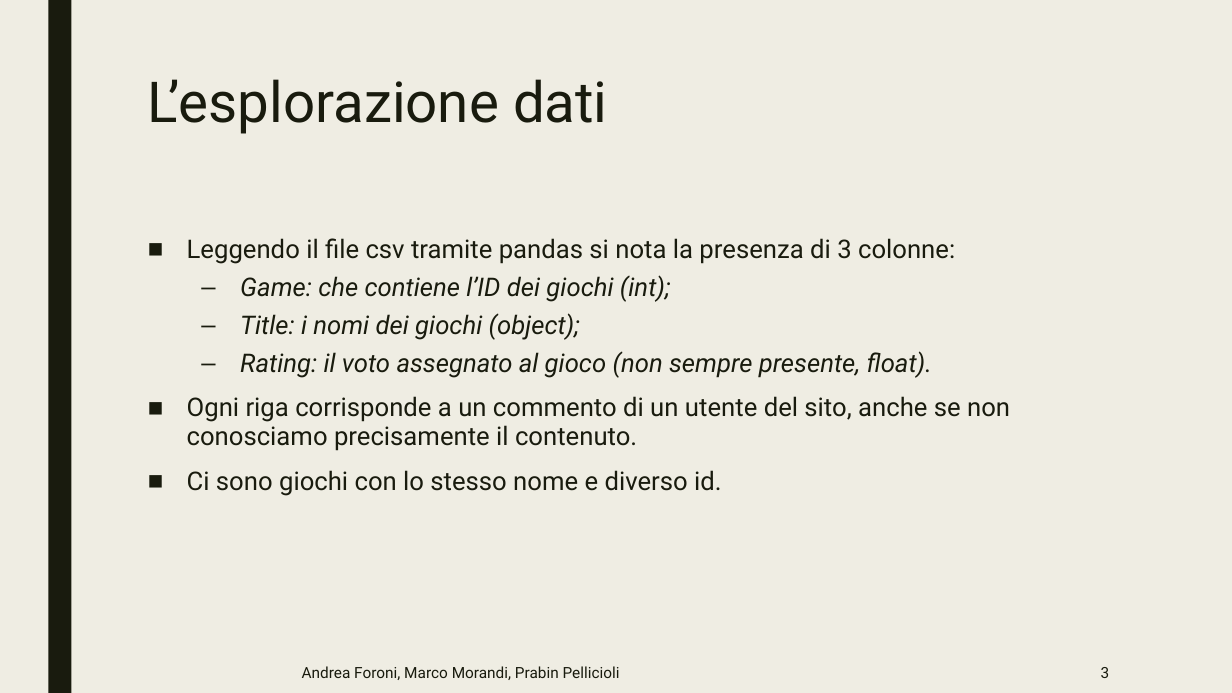
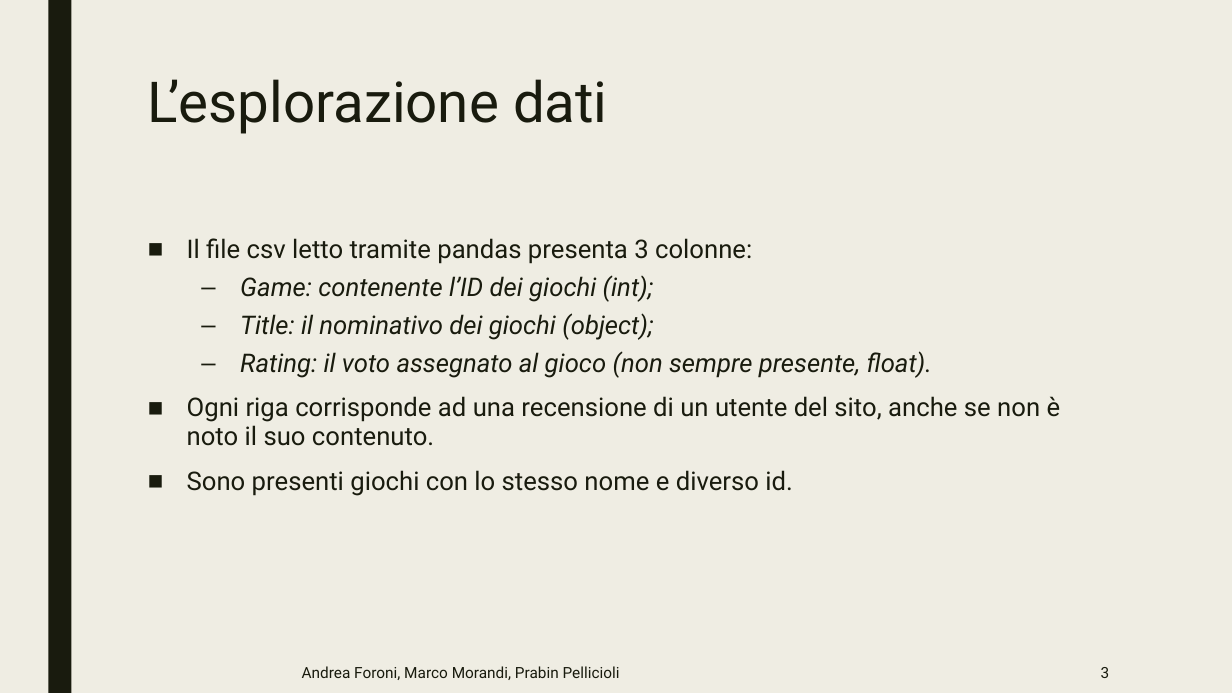
Before and after one commit to Praiban/Boardgamegeek, a slide deck: slide 3 of presentazione.pptx. Drawn at 1232x693 pixels with LibreOffice and Linux fonts; fonts in the diff are those of the drawing. Boxes give left, top, right and bottom in pixels: in the first picture for what was removed or moved away, otherwise in the second. Text is boxed around its words. In the diff, an @@ line names an element or a change of style, - is before the commit and + after.

```diff
--- a/presentazione.pptx
+++ b/presentazione.pptx
@@ text at bbox=[187, 238, 752, 340]: text changed @@
-■ Leggendo il file csv tramite pandas si nota la presenza di 3 colonne:
-  – Game: che contiene l’ID dei giochi (int);
-  – Title: i nomi dei giochi (object);
+■ Il file csv letto tramite pandas presenta 3 colonne:
+  – Game: contenente l’ID dei giochi (int);
+  – Title: il nominativo dei giochi (object);
@@ text at bbox=[187, 396, 1061, 496]: text changed @@
-■ Ogni riga corrisponde a un commento di un utente del sito, anche se non conosciamo precisamente il contenuto.
-■ Ci sono giochi con lo stesso nome e diverso id.
+■ Ogni riga corrisponde ad una recensione di un utente del sito, anche se non è noto il suo contenuto.
+■ Sono presenti giochi con lo stesso nome e diverso id.
```
Also in this commit, not shown: 9 other slides changed.
